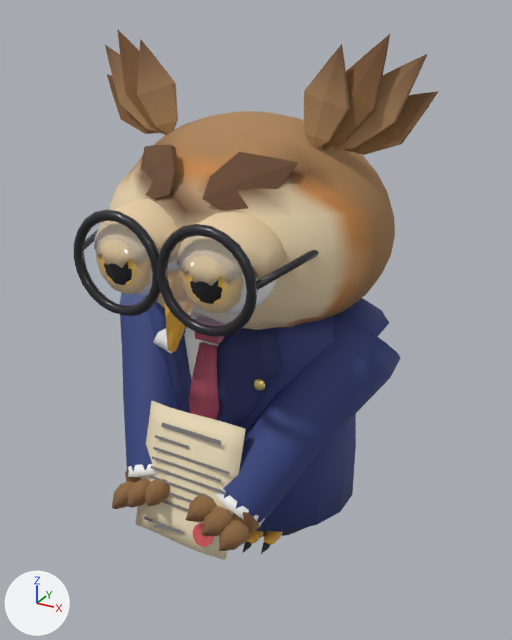
Before and after pictures for a commit that changed the glTF model apps/landing-premium/public/models/owl.glb.
The view is the same before and after, from a camera (50 mm lens) standing at (1.7, -3.05, 2.67) and looking at (0.09, -0.14, 1.22). Every picture has the same lights, and +X, +Y and +Z are marked at lower left. The older version comes first. Where no turn or scale is listed for an object, it has been applied to the vertices. Vertices at exactly the same position are counted once.

In view in the first picture: 'BrowL', 'CuffL', 'HeadMesh', 'Jacket', 'LapelL', 'LensL', 'LidL', 'Line0', 'Line1', 'Line2', 'Line3', 'Line4', 'Line5', 'Line6', 'Line7', 'Line8', 'Paper', 'RimL', 'Seal', 'Signature', 'SleeveL', 'SleeveR', 'TuftMeshL', 'TuftMeshR' and 25 more.
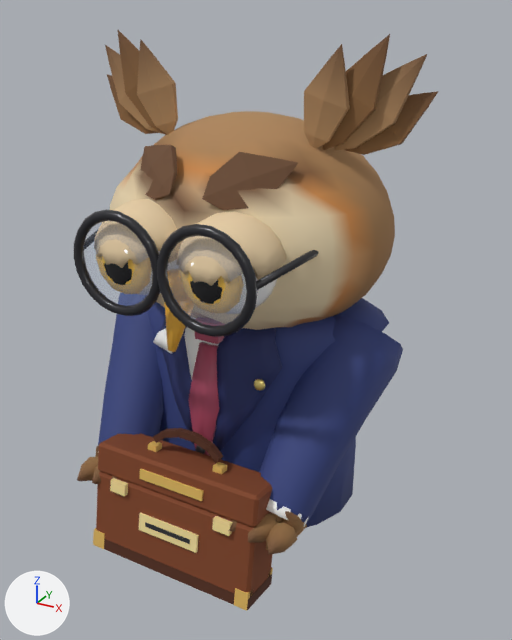
ob_wingl is not drawn itself; it is the parent of ob_cuffl, ob_feathersl, ob_handl, ob_sleevel.
ob_handl is not drawn itself; it is the parent of ob_mittl.
ob_wingr is not drawn itself; it is the parent of ob_cuffr, ob_feathersr, ob_handr, ob_sleever.
ob_handr is not drawn itself; it is the parent of ob_mittr.

Pixel boxes (x1, y1, x2, y2) of what changed, in the pictures (512 x 640 px; the box of a moved part takes in the faces that stretch with it):
'SleeveL', reshaped, turned, moved, rescaled
    before: (223, 312, 401, 523)
    after: (259, 314, 403, 523)
'CaseBody', added (brown)
    after: (93, 428, 273, 611)
'LidMesh', added (brown)
    after: (98, 433, 272, 528)
'Paper', deleted (beige)
    before: (135, 401, 246, 560)
'SleeveR', reshaped, turned, moved, rescaled
    before: (120, 311, 176, 471)
    after: (98, 311, 163, 445)
'MittL', turned, moved
    before: (185, 493, 261, 551)
    after: (230, 511, 307, 554)
'MittR', turned, moved
    before: (112, 470, 170, 509)
    after: (77, 445, 117, 486)
'CuffL', turned, moved
    before: (215, 488, 265, 526)
    after: (266, 499, 309, 527)
'Line0', deleted
    before: (161, 422, 221, 445)
'Seal', deleted
    before: (193, 523, 213, 547)
'CuffR', turned (not visible afterwards)
    before: (128, 464, 157, 477)
'Line4', deleted
    before: (151, 466, 227, 495)
'Line2', deleted
    before: (153, 447, 230, 475)
'Line3', deleted
    before: (152, 456, 221, 482)
'Line5', deleted
    before: (149, 475, 211, 499)
'Line1', deleted
    before: (155, 435, 189, 449)
'Line8', deleted
    before: (144, 516, 184, 534)
'Line7', deleted (mostly hidden)
    before: (162, 500, 188, 512)
'Line6', deleted (mostly hidden)
    before: (168, 492, 193, 503)
'Signature', deleted
    before: (153, 525, 179, 533)
part 1 of me_sleevel, moved or reshaped
    before: (120, 315, 401, 523)
    after: (98, 314, 403, 523)

Patch to the scene script:
```diff
--- a/apps/landing-premium/public/models/owl.glb.py
+++ b/apps/landing-premium/public/models/owl.glb.py
@@ me_sleevel @@
 # used by ob_sleevel; parent = ob_wingl; location = (0.0, 0.0, -0.464); scale = (0.524, 0.524, 0.524)
-me_sleevel.from_pydata(...)  # 72 vertices, 140 faces; spans x -0.43..0.43, y -0.39..0.39, z -1.0..1.0
+me_sleevel.from_pydata(...)  # 72 vertices, 140 faces; spans x -0.48..0.48, y -0.43..0.43, z -1.0..1.0
+# me_sleevel part 1: 72 of 72 vertices moved; they spanned x -0.43..0.43, y -0.39..0.39, z -1.0..1.0 and now span x -0.48..0.48, y -0.43..0.43, z -1.0..1.0; mean shift (0.0, 0.0, -0.04)
 me_sleevel.materials.append(mat_navy)
@@ ob_line0 @@
-ob_line0 = bpy.data.objects.new('Line0', me_line0)
@@ ob_line1 @@
-ob_line1 = bpy.data.objects.new('Line1', me_line0)
@@ ob_line2 @@
-ob_line2 = bpy.data.objects.new('Line2', me_line0)
@@ ob_line3 @@
-ob_line3 = bpy.data.objects.new('Line3', me_line0)
@@ ob_line4 @@
-ob_line4 = bpy.data.objects.new('Line4', me_line0)
@@ ob_line5 @@
-ob_line5 = bpy.data.objects.new('Line5', me_line0)
@@ ob_line6 @@
-ob_line6 = bpy.data.objects.new('Line6', me_line0)
@@ ob_line7 @@
-ob_line7 = bpy.data.objects.new('Line7', me_line0)
@@ ob_line8 @@
-ob_line8 = bpy.data.objects.new('Line8', me_line0)
@@ ob_paper @@
-ob_paper = bpy.data.objects.new('Paper', me_paper)
@@ ob_seal @@
-ob_seal = bpy.data.objects.new('Seal', me_seal)
@@ ob_signature @@
-ob_signature = bpy.data.objects.new('Signature', me_line0)
@@ ob_wingl @@
 ob_wingl.location = (0.6, -0.02, 1.16)
-ob_wingl.rotation_euler = (-0.681, 0.361, -0.129)  # degrees (-39, 21, -7.4)
+ob_wingl.rotation_euler = (-0.692, 0.153, -0.0552)  # degrees (-40, 8.8, -3.2)
@@ ob_cuffl @@
 ob_cuffl.parent = ob_wingl
-ob_cuffl.location = (0.0, 0.0, -0.983)
+ob_cuffl.location = (0.0, 0.0, -0.888)
 ob_cuffl.scale = (0.15, 0.15, 0.15)
@@ ob_handl @@
 ob_handl.parent = ob_wingl
-ob_handl.location = (0.0, 0.0, -1.048)
+ob_handl.location = (0.0, 0.0, -0.95)
@@ ob_sleevel @@
 ob_sleevel.parent = ob_wingl
-ob_sleevel.location = (0.0, 0.0, -0.464)
-ob_sleevel.scale = (0.524, 0.524, 0.524)
+ob_sleevel.location = (0.0, 0.0, -0.416)
+ob_sleevel.scale = (0.476, 0.476, 0.476)
@@ ob_wingr @@
 ob_wingr.location = (-0.6, -0.02, 1.16)
-ob_wingr.rotation_euler = (-0.681, -0.361, 0.129)  # degrees (-39, -21, 7.4)
+ob_wingr.rotation_euler = (-0.692, -0.153, 0.0552)  # degrees (-40, -8.8, 3.2)
@@ ob_handr @@
 ob_handr.parent = ob_wingr
-ob_handr.location = (0.0, 0.0, -1.048)
+ob_handr.location = (0.0, 0.0, -0.95)
@@ ob_sleever @@
 ob_sleever.parent = ob_wingr
-ob_sleever.location = (0.0, 0.0, -0.464)
-ob_sleever.scale = (0.524, 0.524, 0.524)
+ob_sleever.location = (0.0, 0.0, -0.416)
+ob_sleever.scale = (0.476, 0.476, 0.476)
@@ ob_lidmesh @@
+ob_lidmesh = bpy.data.objects.new('LidMesh', me_lidmesh)  # 36 vertices, 66 faces; spans x -0.46..0.46, y -0.128..0.135, z -0.098..0.096
+ob_lidmesh.location = (0.0, -0.692, 0.58)
@@ ob_casebody @@
+ob_casebody = bpy.data.objects.new('CaseBody', me_casebody)  # 148 vertices, 236 faces; spans x -0.462..0.462, y -0.177..0.135, z -0.381..0.359
+ob_casebody.location = (0.0, -0.719, 0.446)
```
